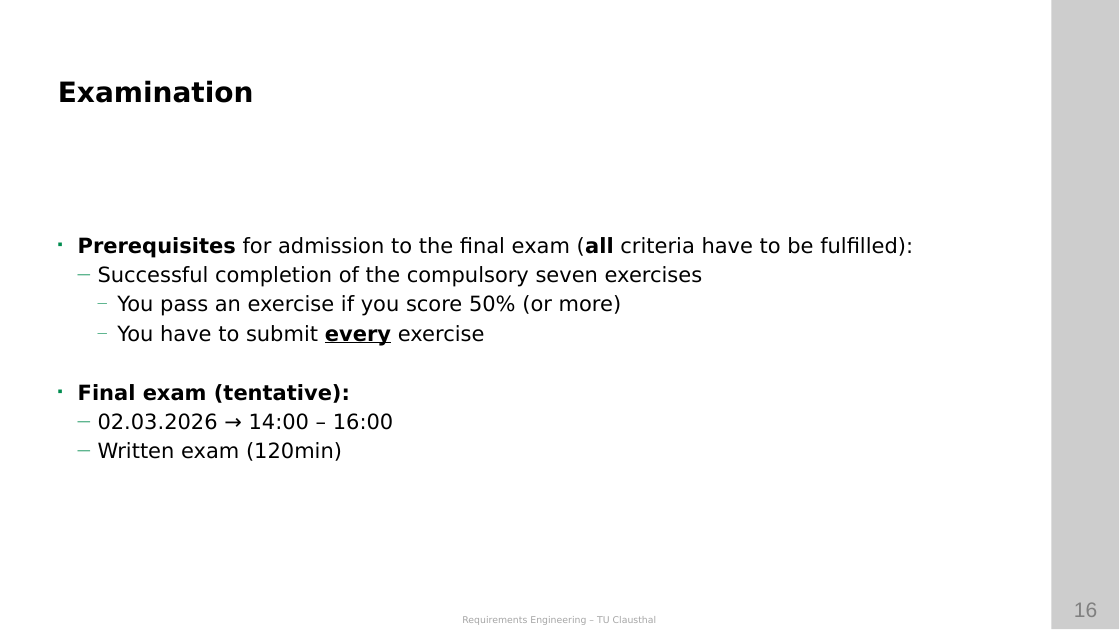
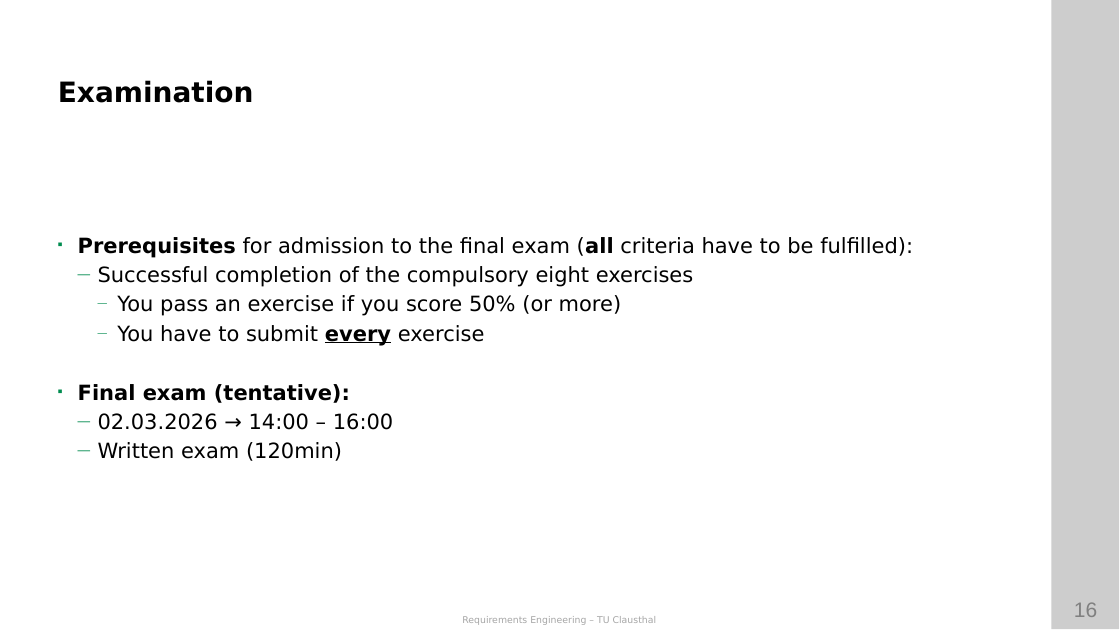
Before and after one commit to ETCE-LAB/teaching-material, a slide deck: slide 16 of Requirements-Engineering/RE-L00-Organization.pptx. Drawn at 1120x630 pixels with LibreOffice and Linux fonts; fonts in the diff are those of the drawing; background and template pictures are left out. Boxes give left, top, right and bottom in pixels: in the first picture for what was removed or moved away, otherwise in the second. Text is boxed around its words. In the diff, an @@ line names an element or a change of style, - is before the commit and + after.

```diff
--- a/Requirements-Engineering/RE-L00-Organization.pptx
+++ b/Requirements-Engineering/RE-L00-Organization.pptx
@@ text at bbox=[98, 266, 694, 287]: text changed @@
-  — Successful completion of the compulsory seven exercises
+  — Successful completion of the compulsory eight exercises
```
Also in this commit, not shown: 1 other slide changed, 8 other files.
